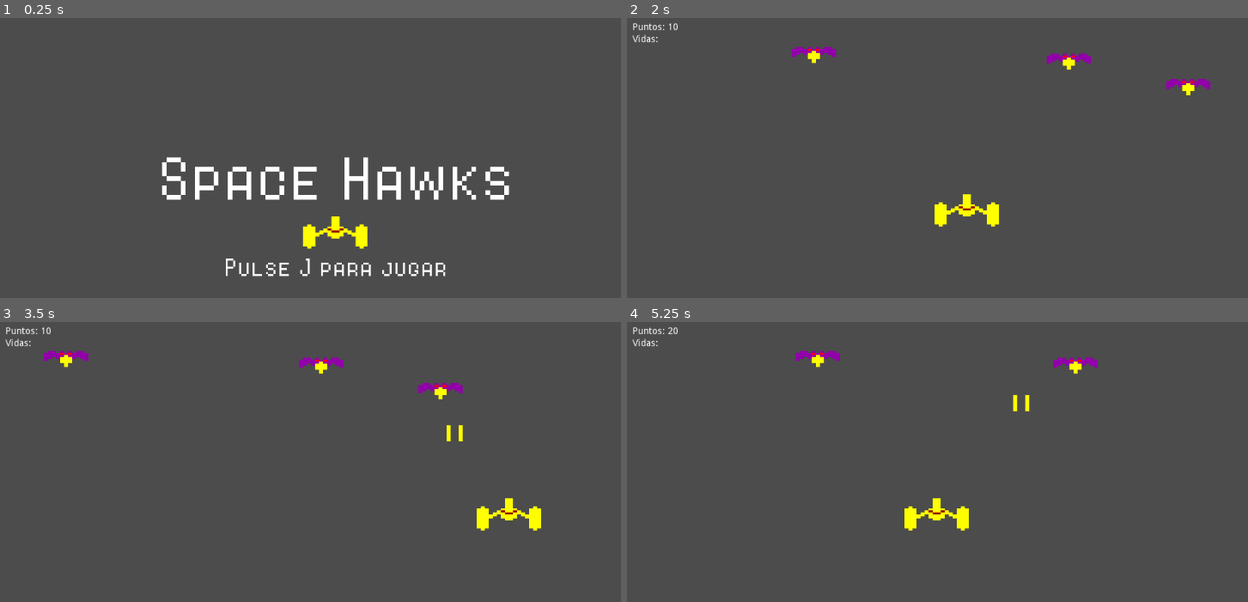
Above: before the commit, frames 1-4 (two rows, left to right).
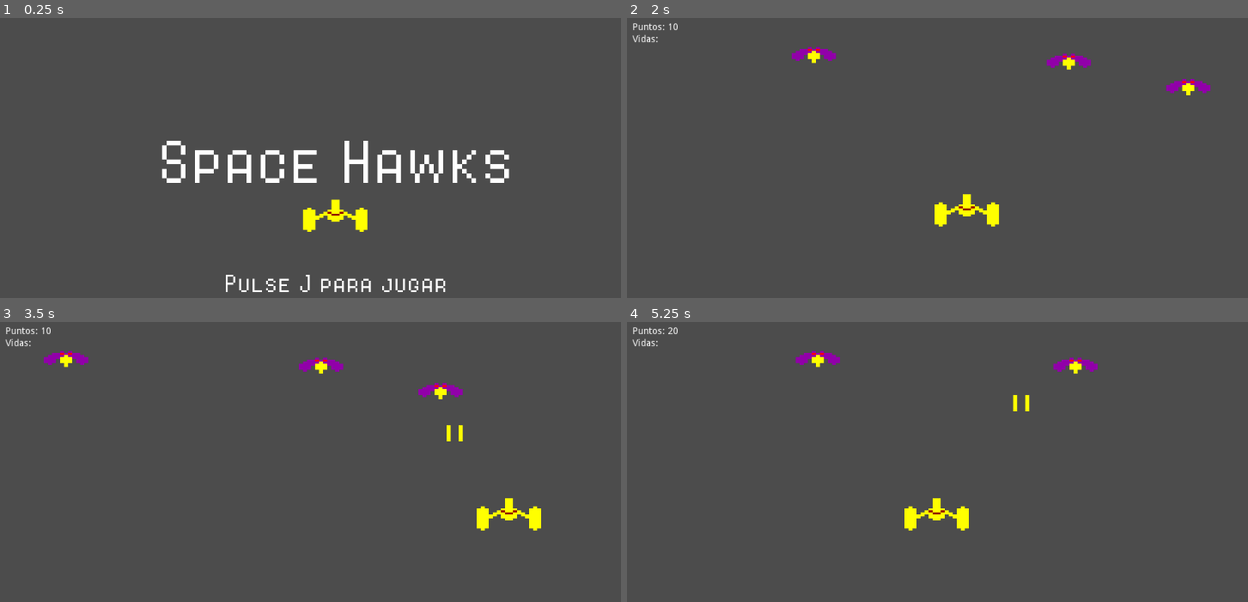
Above: after the commit, the same moments.

Repository: FranzMV/SpaceHawks
Game: Godot game, scene res://Bienvenida.tscn
The game is run twice, just before and just after one commit, with the same random seed, the same clock (stepped at 60 frames per second) and the same inputs.
Inputs:
- Up to frame 1 (0.25 s): no input
- Up to frame 2 (2 s): tap Enter at 0.5 s; hold Right (ui_right) 0.53-1.28 s; hold J 0.53-1.28 s; tap Space at 0.77, 1.52 s; hold Left (ui_left) from 1.28 s (still down); tap J at 1.35 s
- Up to frame 3 (3.5 s): release Left (ui_left) at 2.03 s; hold J 2.03-2.78 s; hold Right (ui_right) from 2.03 s (still down); tap J at 2.85 s; tap Space at 3.02 s
- Up to frame 4 (5.25 s): release Right (ui_right) at 3.53 s; hold J 3.53-4.28 s; hold Left (ui_left) from 3.53 s (still down); tap Space at 3.77, 4.52 s; tap J at 4.35 s; hold J from 5.03 s (still down)

The runs differ from the first frame. In frame 1, 5.6% of the frame differs, in the area x 26-83%, y 43-98%; in frame 2, 0.4%; in frame 3, 0.4%; in frame 4, 0.3%.

Commit message:
Sprites animados

Diff:
--- a/Bienvenida.tscn
+++ b/Bienvenida.tscn
@@ -22,9 +22,9 @@
 
 [node name="VBoxContainer" type="VBoxContainer" parent="."]
 margin_left = 246.0
-margin_top = 193.0
+margin_top = 168.0
 margin_right = 777.0
-margin_bottom = 407.0
+margin_bottom = 431.0
 
 [node name="LabelSpaceHawks" type="Label" parent="VBoxContainer"]
 margin_right = 531.0
@@ -43,7 +43,8 @@
 [node name="LabelComenzarJuego" type="Label" parent="VBoxContainer"]
 margin_top = 168.0
 margin_right = 531.0
-margin_bottom = 214.0
+margin_bottom = 263.0
 custom_fonts/font = SubResource( 2 )
-text = "Pulse J para jugar"
+text = "
+Pulse J para jugar"
 align = 1
--- a/Enemigo.gd
+++ b/Enemigo.gd
@@ -9,6 +9,16 @@
 
 
 func _process(delta):
+
+	#Si queremos varias animaciones distintas en funcion de la teclia que presiona
+	#el usuario pordemos hacer lo siguiente:
+	#if Input.is_action_pressed("ui_left"):
+	#	$AnimatedSprite.play("izquierda")
+	#elif Input.is_action_pressd("ui_right"):
+	#	$AnimatedSprite.play("izquierda")
+	#else:
+	#	$AnimatedSprite.stop()
+
 	velocidadActual = get_parent().get_node("BloqueDeEnemigos").velocidad
 	position.x += velocidadActual * delta
 	if position.x < 100 or position.x > 900:
--- a/Enemigo.tscn
+++ /dev/null
@@ -1,16 +0,0 @@
-[gd_scene load_steps=4 format=2]
-
-[ext_resource path="res://Enemigo.gd" type="Script" id=1]
-[ext_resource path="res://images/enemigo1a.png" type="Texture" id=2]
-
-[sub_resource type="RectangleShape2D" id=1]
-extents = Vector2( 35, 15 )
-
-[node name="Enemigo" type="Area2D"]
-script = ExtResource( 1 )
-
-[node name="Sprite" type="Sprite" parent="."]
-texture = ExtResource( 2 )
-
-[node name="CollisionShape2D" type="CollisionShape2D" parent="."]
-shape = SubResource( 1 )
--- a/EscenaDeJuego.tscn
+++ b/EscenaDeJuego.tscn
@@ -2,7 +2,7 @@
 
 [ext_resource path="res://images/nave.png" type="Texture" id=1]
 [ext_resource path="res://Nave.gd" type="Script" id=2]
-[ext_resource path="res://Enemigo.tscn" type="PackedScene" id=3]
+[ext_resource path="res://images/Enemigo.tscn" type="PackedScene" id=3]
 [ext_resource path="res://BloqueDeEnemigos.gd" type="Script" id=4]
 [ext_resource path="res://InterfazDeUsuario.tscn" type="PackedScene" id=5]
 [ext_resource path="res://Juego.gd" type="Script" id=6]
--- /dev/null
+++ b/images/Enemigo.tscn
@@ -0,0 +1,27 @@
+[gd_scene load_steps=6 format=2]
+
+[ext_resource path="res://Enemigo.gd" type="Script" id=1]
+[ext_resource path="res://images/enemigo1a.png" type="Texture" id=2]
+[ext_resource path="res://images/enemigo1b.png" type="Texture" id=3]
+
+[sub_resource type="RectangleShape2D" id=1]
+extents = Vector2( 35, 15 )
+
+[sub_resource type="SpriteFrames" id=2]
+animations = [ {
+"frames": [ ExtResource( 2 ), ExtResource( 3 ) ],
+"loop": true,
+"name": "default",
+"speed": 5.0
+} ]
+
+[node name="Enemigo" type="Area2D"]
+script = ExtResource( 1 )
+
+[node name="CollisionShape2D" type="CollisionShape2D" parent="."]
+shape = SubResource( 1 )
+
+[node name="AnimatedSprite" type="AnimatedSprite" parent="."]
+frames = SubResource( 2 )
+speed_scale = 0.5
+playing = true
